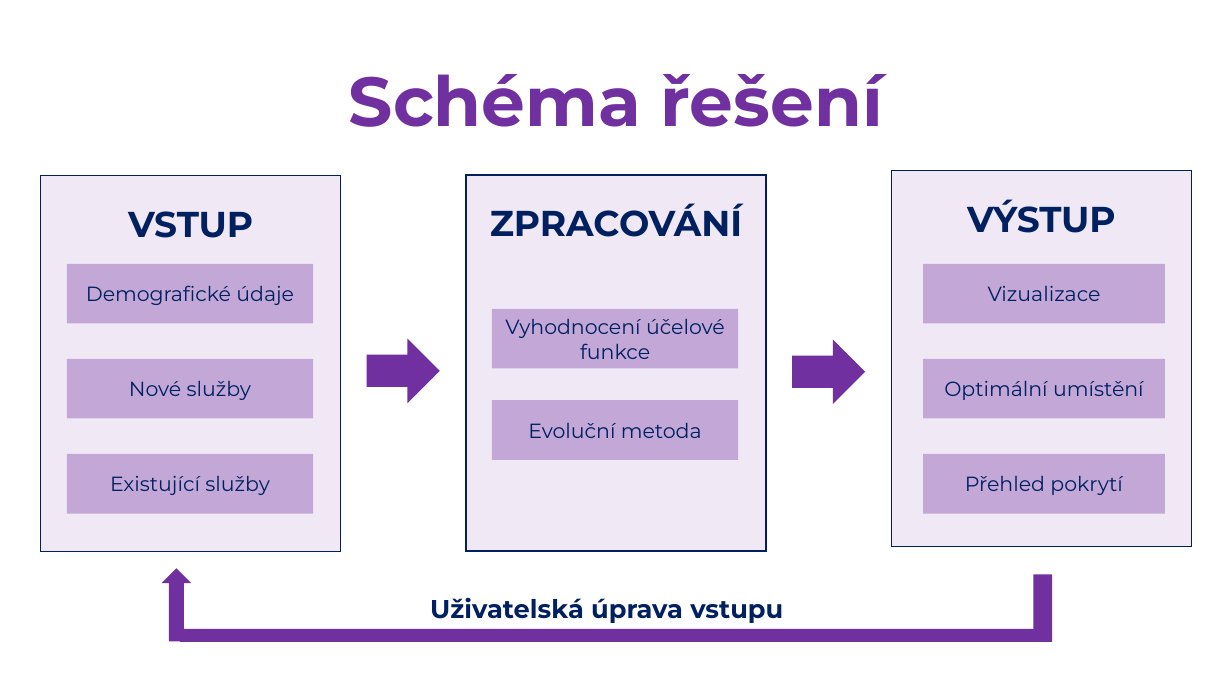
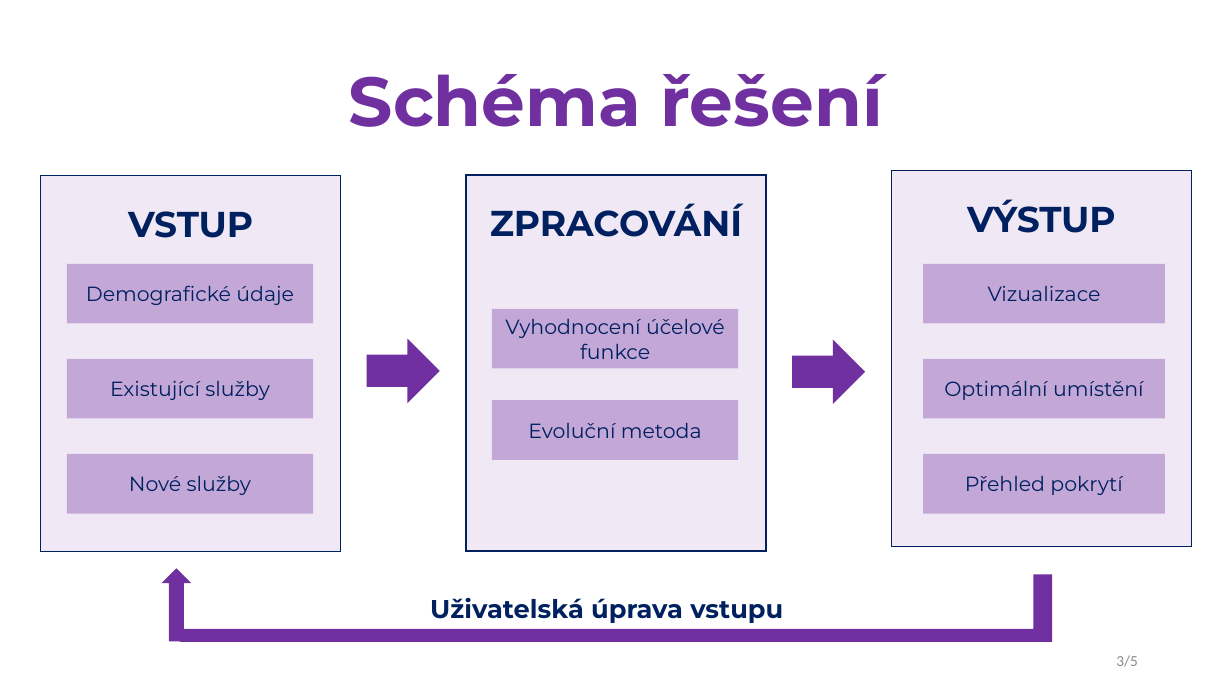
Before and after one commit to kwimbik/hack_kosice, a slide deck: slide 3 of Prezentace.pptx. Drawn at 1232x693 pixels with LibreOffice and Linux fonts; fonts in the diff are those of the drawing; background and template pictures are left out. Boxes give left, top, right and bottom in pixels: in the first picture for what was removed or moved away, otherwise in the second. Text is boxed around its words. In the diff, an @@ line names an element or a change of style, - is before the commit and + after.

```diff
--- a/Prezentace.pptx
+++ b/Prezentace.pptx
@@ text in rectangle at (110, 380, 269, 400): text changed @@
-Nové služby
+Existující služby
@@ text in rectangle at (129, 475, 251, 495): text changed @@
-Existující služby
+Nové služby
@@ page number added at (1116, 655, 1138, 667), 12 pt, text #8C8C8C @@
+3/5
```
Also in this commit, not shown: 4 other slides changed.
